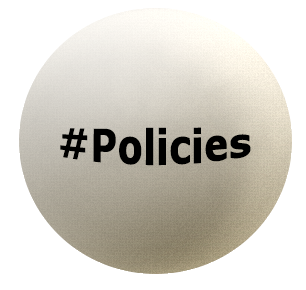
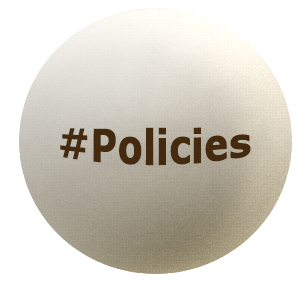
Layered file, before and after one edit (306x290). Changes by layer:
painted on "#Policies" over [60, 127, 251, 166]
